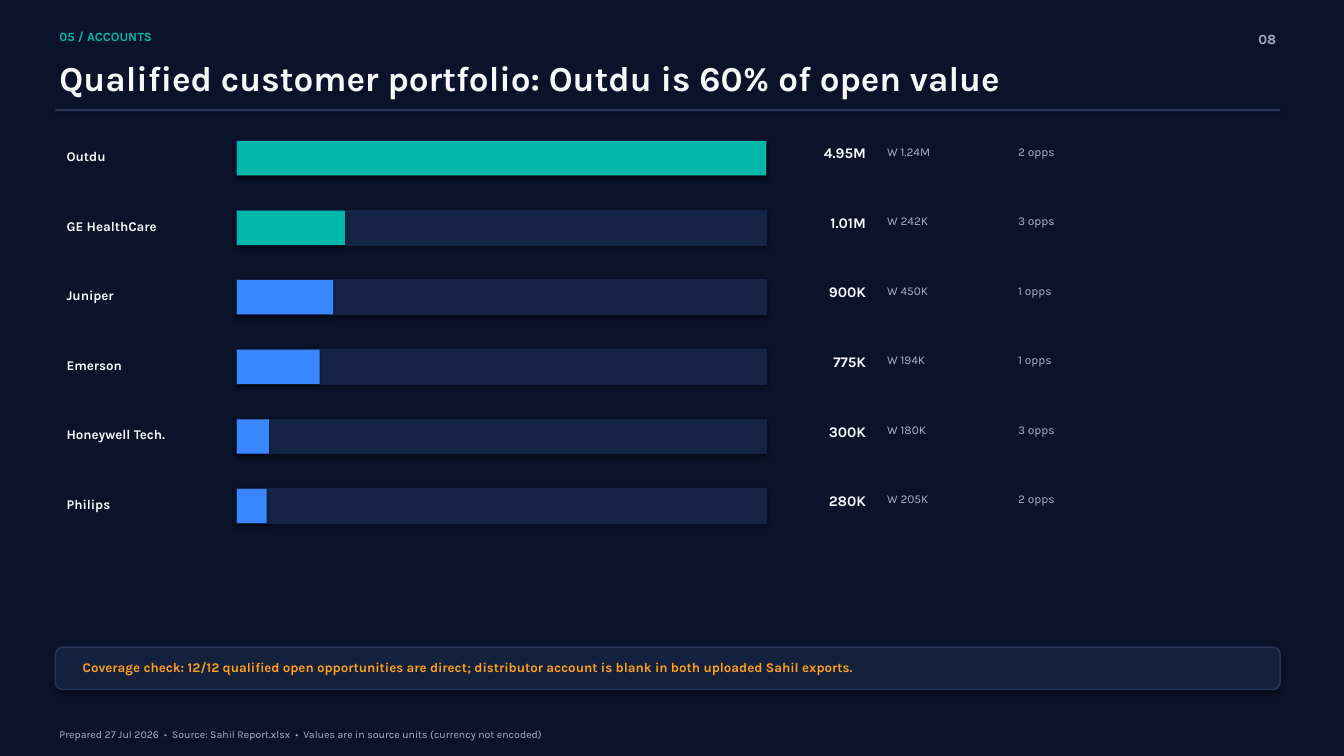
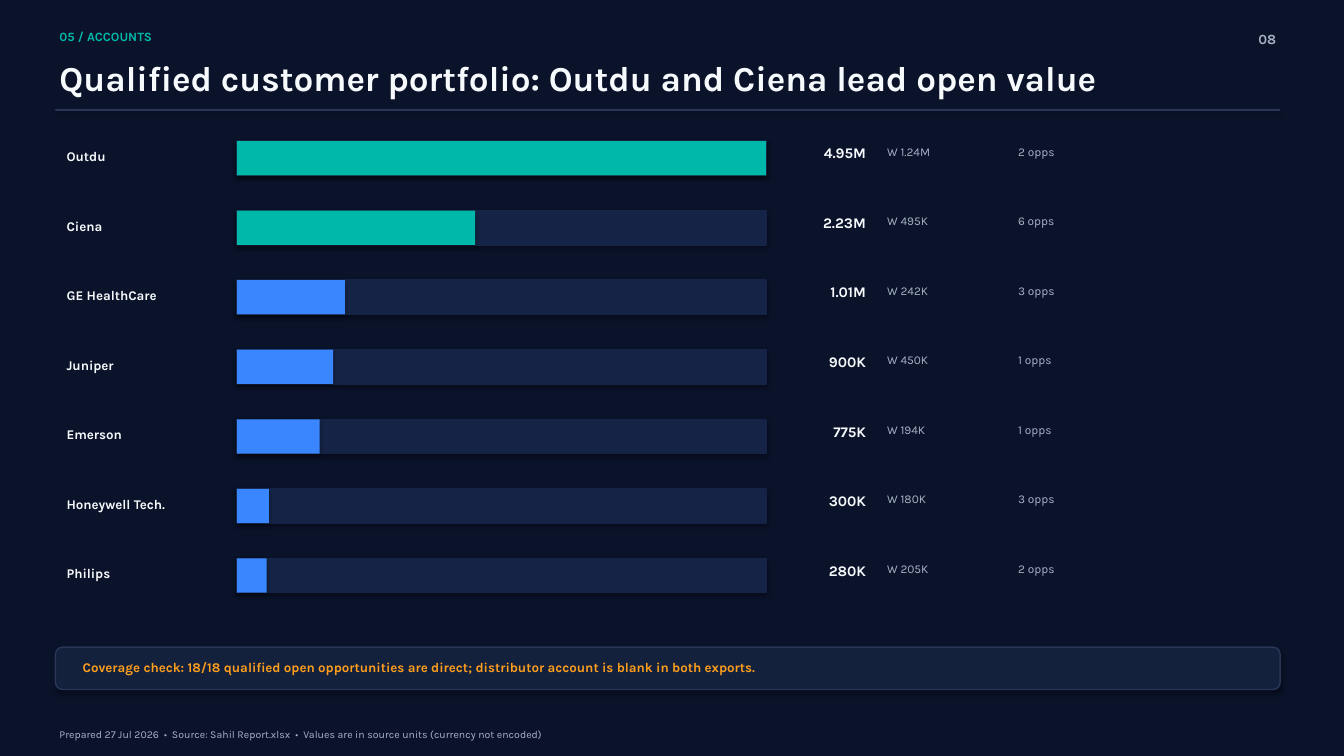
Before and after one commit to sahilpat28/Cursor_Sahil, a slide deck: slide 8 of qbr/output/Sahil_QBR_2026-07-29.pptx. Drawn at 1344x756 pixels with LibreOffice and Linux fonts; fonts in the diff are those of the drawing. Boxes give left, top, right and bottom in pixels: in the first picture for what was removed or moved away, otherwise in the second. Text is boxed around its words. In the diff, an @@ line names an element or a change of style, - is before the commit and + after.

```diff
--- a/qbr/output/Sahil_QBR_2026-07-29.pptx
+++ b/qbr/output/Sahil_QBR_2026-07-29.pptx
@@ text at <box>59,66,1097,100</box>: text changed @@
-Qualified customer portfolio: Outdu is 60% of open value
+Qualified customer portfolio: Outdu and Ciena lead open value
@@ text added at <box>67,221,103,231</box>, 9.5 pt, text #F7FAFC, bold @@
+Ciena
@@ rectangle: place and size @@
-rectangle at <box>237,211,345,245</box>
+rectangle at <box>237,211,476,245</box>
@@ text added at <box>823,218,866,228</box>, 10.5 pt, text #F7FAFC, bold @@
+2.23M
@@ text at <box>887,217,929,225</box>: text changed @@
-W 242K
+W 495K
@@ text at <box>1018,217,1055,228</box>: text changed @@
-3 opps
+6 opps
@@ rectangle: place and size @@
-rectangle at <box>237,280,333,315</box>
+rectangle at <box>237,280,345,315</box>
@@ text at <box>887,287,929,295</box>: text changed @@
-W 450K
+W 242K
@@ text at <box>1018,287,1055,298</box>: text changed @@
-1 opps
+3 opps
@@ rectangle: place and size @@
-rectangle at <box>237,350,320,384</box>
+rectangle at <box>237,350,333,384</box>
@@ text at <box>887,356,929,364</box>: text changed @@
-W 194K
+W 450K
@@ rectangle: place and size @@
-rectangle at <box>237,419,269,454</box>
+rectangle at <box>237,419,320,454</box>
@@ text at <box>887,426,926,434</box>: text changed @@
-W 180K
+W 194K
@@ text at <box>1018,426,1052,437</box>: text changed @@
-3 opps
+1 opps
@@ text at <box>887,495,927,503</box>: text changed @@
-W 205K
+W 180K
@@ rectangle added at <box>237,559,766,593</box>, fill #152446, outline #152446 1 pt @@
@@ rectangle added at <box>237,559,267,593</box>, fill #3A86FF @@
@@ 10 texts: place and size @@
-10 texts at <box>67,218,866,512</box>
+10 texts at <box>67,287,866,581</box>
@@ text added at <box>887,565,929,573</box>, 8.5 pt, text #A8B2C7 @@
+W 205K
@@ text added at <box>1018,565,1055,576</box>, 8.5 pt, text #A8B2C7 @@
+2 opps
@@ text at <box>83,662,755,676</box>: text changed @@
-Coverage check: 12/12 qualified open opportunities are direct; distributor account is blank in both uploaded Sahil exports.
+Coverage check: 18/18 qualified open opportunities are direct; distributor account is blank in both exports.
```
Also in this commit, not shown: 10 other slides changed, 3 other files.
